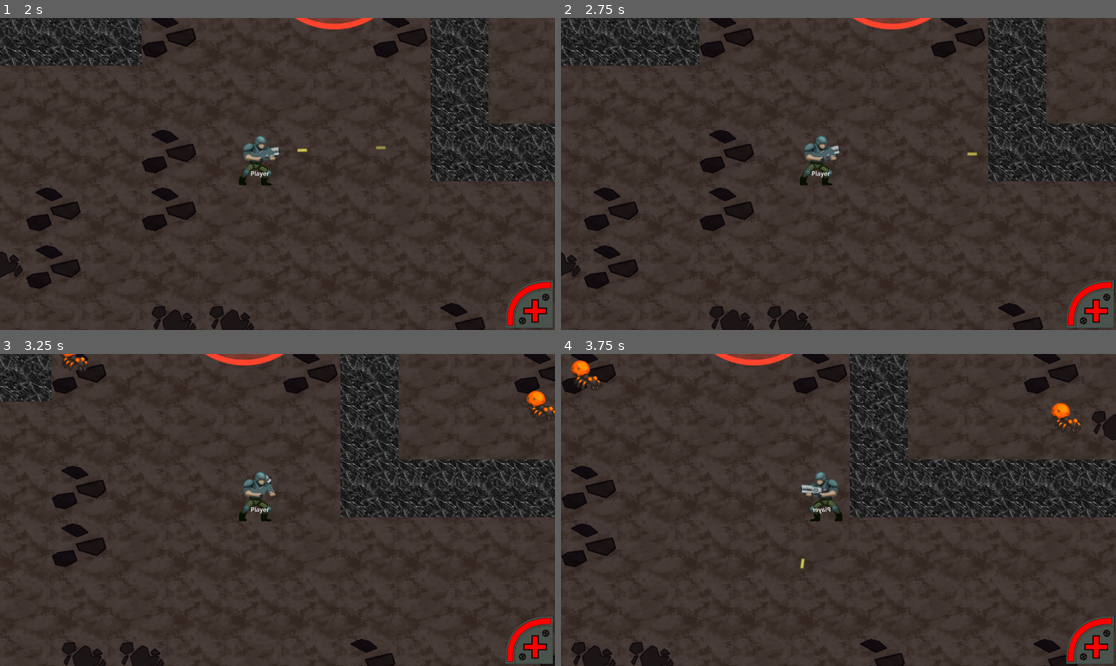
Above: before the commit, frames 1-4 (two rows, left to right).
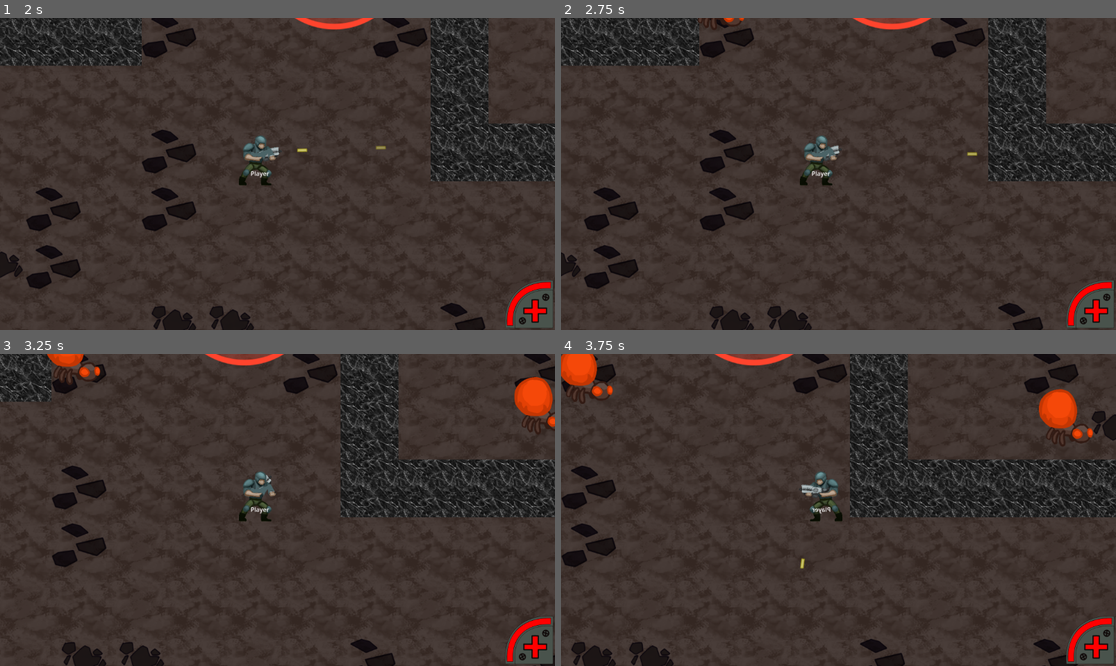
Above: after the commit, the same moments.

Repository: nuzcraft/gdfg-team-4
Game: Godot game, scene res://scenes/title.tscn
Same seed, same stepped clock (60 frames per second), same inputs: the game is played once before the commit and once after it.
Inputs (mouse positions are in pixels of both pictures, inside the frame that each line leads up to):
- Up to frame 1 (2 s): click "Play" at 0.5 s; tap Enter at 1.25 s; move the mouse to (399, 158) at 1.27 s; hold D (right) from 1.28 s (still down); hold Space (primaryAction) from 1.28 s (still down); click (399, 158) at 1.42 s
- Up to frame 2 (2.75 s): release D (right) at 2 s; release Space (primaryAction) at 2 s; drag from (727, 189) to (949, 145) at 2.02 s
- Up to frame 3 (3.25 s): move the mouse to (333, 441) at 2.77 s; hold D (right) from 2.78 s (still down); tap Alt at 2.85 s
- Up to frame 4 (3.75 s): release D (right) at 3.5 s; drag from (810, 572) to (588, 366) at 3.52 s

Frame 1 is identical in both runs. In frame 2, 0.1% of the frame differs, in the area x 24-34%, y 0-4%; in frame 3, 1.3%; in frame 4, 1.7%, in the area x 0-96%, y 0-30%.

Commit message:
adding new lava ant art

Diff:
--- a/scenes/enemies/lava_ant.gd
+++ b/scenes/enemies/lava_ant.gd
@@ -56,6 +56,11 @@
 		animated_sprite_2d.flip_h = true
 	elif direction.x <= -0.25:
 		animated_sprite_2d.flip_h = false
+	if animated_sprite_2d.animation != "explode":
+		if direction.y >= 0.25:
+			animated_sprite_2d.frame = 0
+		elif direction.y <= -0.25:
+			animated_sprite_2d.frame = 1
 
 	velocity = direction * speed
 	move_and_slide()
--- a/scenes/enemies/lava_ant.tscn
+++ b/scenes/enemies/lava_ant.tscn
@@ -1,9 +1,10 @@
-[gd_scene load_steps=15 format=3 uid="uid://d1mr1jwoop6vc"]
+[gd_scene load_steps=16 format=3 uid="uid://d1mr1jwoop6vc"]
 
 [ext_resource type="Script" uid="uid://d13keqcgktvc4" path="res://scenes/enemies/lava_ant.gd" id="1_1ih35"]
 [ext_resource type="Material" uid="uid://cgls8su2rfgsh" path="res://shaders/flash_shader_material.tres" id="2_ey3sv"]
-[ext_resource type="Texture2D" uid="uid://b81ffq8me01cd" path="res://assets/Lava_Ant.png" id="2_pu7h8"]
+[ext_resource type="Texture2D" uid="uid://dt7fqg8ifiq2o" path="res://assets/lava_ant/Front.png" id="3_ba1pi"]
 [ext_resource type="Texture2D" uid="uid://d1fwd3fbx5r6m" path="res://PlaceholderAssets/Explosion/explosion00.png" id="3_jkuyd"]
+[ext_resource type="Texture2D" uid="uid://0xf0dkmy7tq3" path="res://assets/lava_ant/Behind.png" id="4_ckxfm"]
 [ext_resource type="Texture2D" uid="uid://km2ift1ystl0" path="res://PlaceholderAssets/Explosion/explosion01.png" id="4_ey3sv"]
 [ext_resource type="Texture2D" uid="uid://d2qnxcrcwusfv" path="res://PlaceholderAssets/Explosion/explosion02.png" id="5_ba1pi"]
 [ext_resource type="Texture2D" uid="uid://c7v66xxgb11qx" path="res://PlaceholderAssets/Explosion/explosion03.png" id="6_ckxfm"]
@@ -18,9 +19,12 @@
 animations = [{
 "frames": [{
 "duration": 1.0,
-"texture": ExtResource("2_pu7h8")
+"texture": ExtResource("3_ba1pi")
+}, {
+"duration": 1.0,
+"texture": ExtResource("4_ckxfm")
 }],
-"loop": true,
+"loop": false,
 "name": &"default",
 "speed": 5.0
 }, {
Binary file added: assets/lava_ant/Behind.png
Not shown, added: assets/lava_ant/Behind.png.import
Binary file added: assets/lava_ant/Front.png
Not shown, added: assets/lava_ant/Front.png.import
